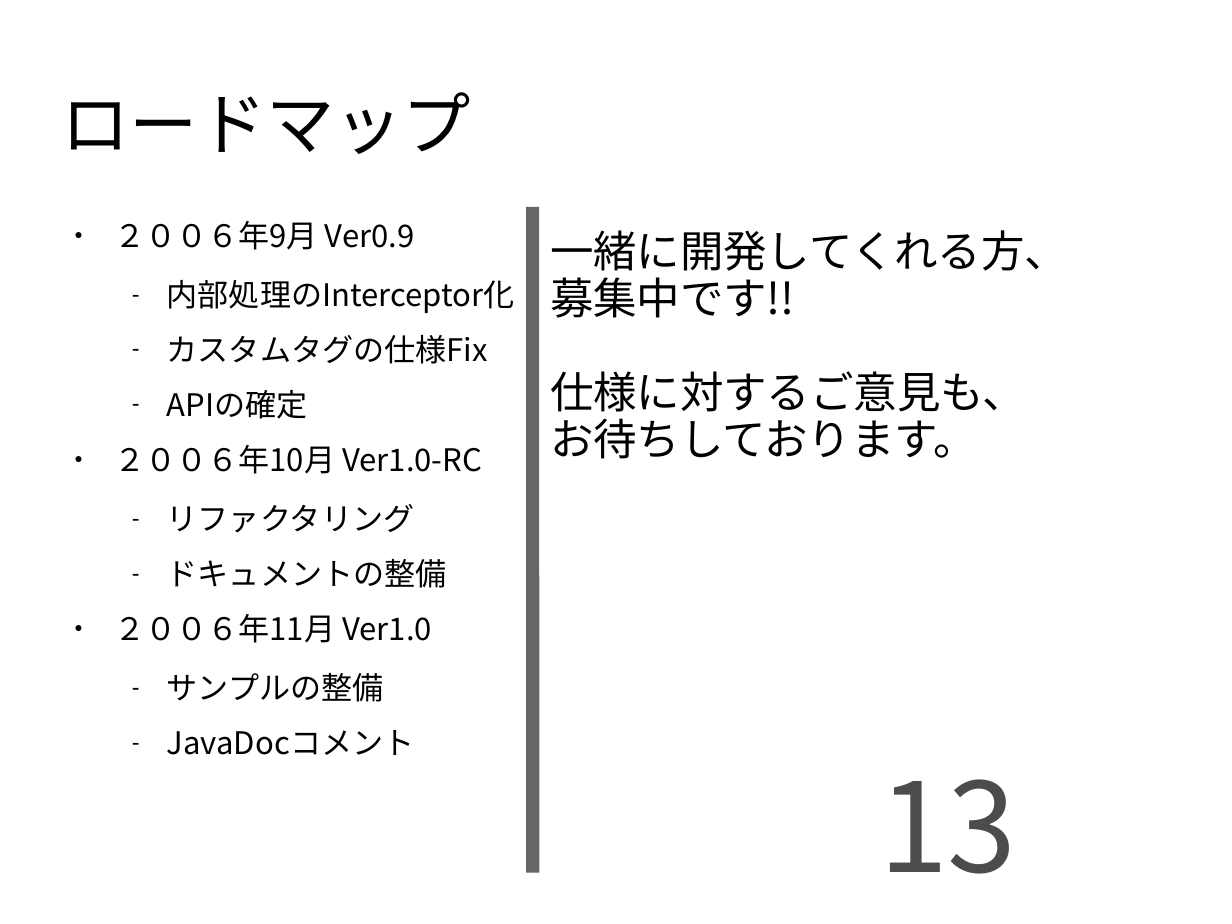
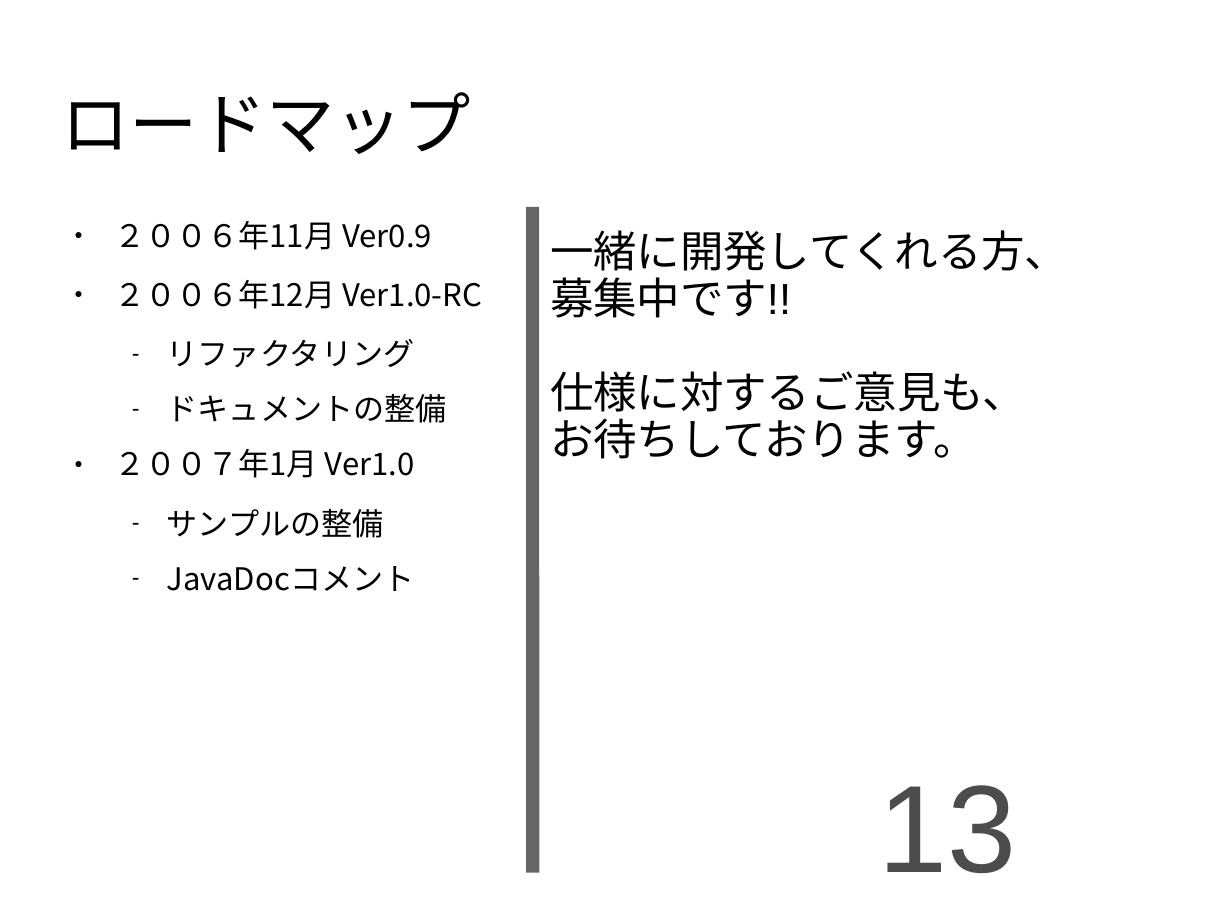
Before and after one commit to seasarorg/cubby, a slide deck: slide 13 of cubby/src/site/resources/presentation/cubby.odp. Drawn at 1232x924 pixels with LibreOffice and Linux fonts; fonts in the diff are those of the drawing. Boxes give left, top, right and bottom in pixels: in the first picture for what was removed or moved away, otherwise in the second. Text is boxed around its words. In the diff, an @@ line names an element or a change of style, - is before the commit and + after.

```diff
--- a/cubby/src/site/resources/presentation/cubby.odp
+++ b/cubby/src/site/resources/presentation/cubby.odp
@@ text at (x1=114, y1=221, x2=482, y2=309): text changed @@
-● ２００６年9月 Ver0.9
-  – 内部処理のInterceptor化
-  – カスタムタグの仕様Fix
-  – APIの確定
-● ２００６年10月 Ver1.0-RC
+● ２００６年11月 Ver0.9
+● ２００６年12月 Ver1.0-RC
@@ text "一緒に開発してくれる方、" at (x1=550, y1=230, x2=1068, y2=459): font Noto Sans CJK JP to Arial @@
@@ text at (x1=114, y1=449, x2=415, y2=478): text changed @@
-● ２００６年11月 Ver1.0
+● ２００７年1月 Ver1.0
@@ page number at (x1=879, y1=785, x2=1017, y2=873): font Noto Sans CJK JP to Arial @@
```
Also in this commit, not shown: 9 other slides changed.
